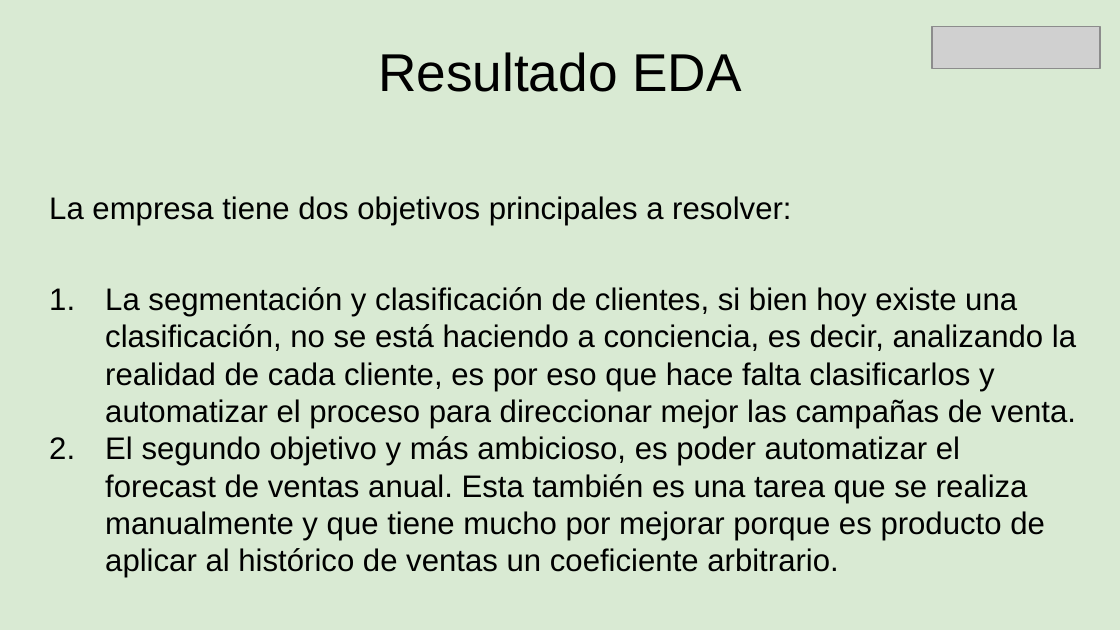
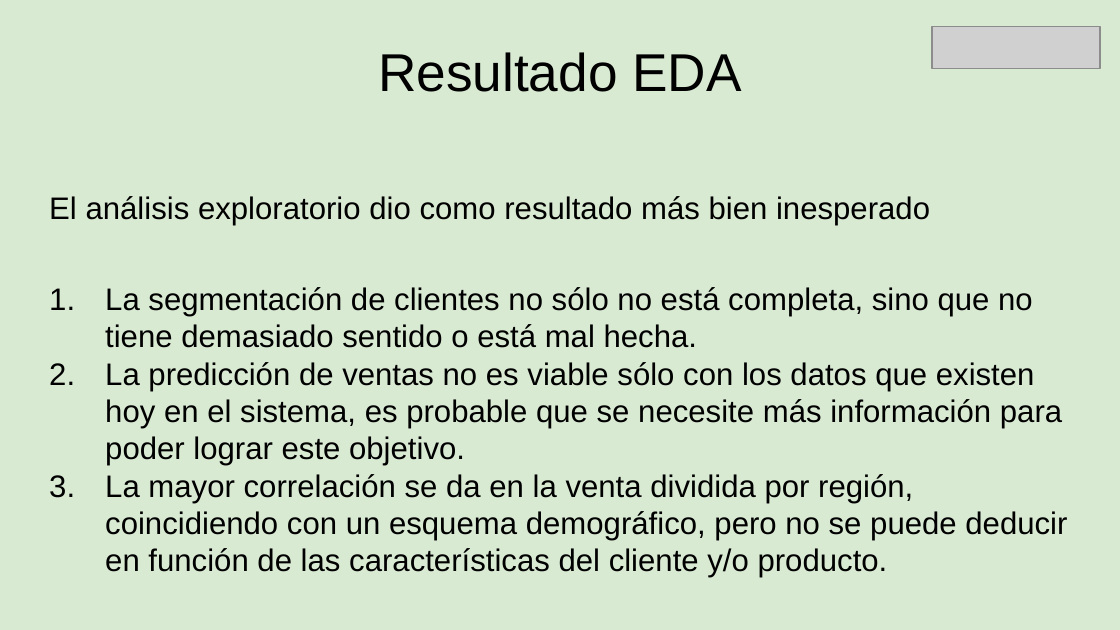
Before and after one commit to AgustinOlivaDS/DataScience, a slide deck: slide 5 of Entregas/Entrega Final/Documento Ejecutivo.pptx. Drawn at 1120x630 pixels with LibreOffice and Linux fonts; fonts in the diff are those of the drawing; grey boxes stand for pictures. Boxes give left, top, right and bottom in pixels: in the first picture for what was removed or moved away, otherwise in the second. Text is boxed around its words. In the diff, an @@ line names an element or a change of style, - is before the commit and + after.

```diff
--- a/Entregas/Entrega Final/Documento Ejecutivo.pptx
+++ b/Entregas/Entrega Final/Documento Ejecutivo.pptx
@@ text at [49,196,930,225]: text changed @@
-La empresa tiene dos objetivos principales a resolver:
+El análisis exploratorio dio como resultado más bien inesperado
@@ text at [105,287,1067,578]: text changed @@
-1. La segmentación y clasificación de clientes, si bien hoy existe una clasificación, no se está haciendo a conciencia, es decir, analizando la realidad de cada cliente, es por eso que hace falta clasificarlos y automatizar el proceso para direccionar mejor las campañas de venta.
-2. El segundo objetivo y más ambicioso, es poder automatizar el forecast de ventas anual. Esta también es una tarea que se realiza manualmente y que tiene mucho por mejorar porque es producto de aplicar al histórico de ventas un coeficiente arbitrario.
+1. La segmentación de clientes no sólo no está completa, sino que no tiene demasiado sentido o está mal hecha.
+2. La predicción de ventas no es viable sólo con los datos que existen hoy en el sistema, es probable que se necesite más información para poder lograr este objetivo.
+3. La mayor correlación se da en la venta dividida por región, coincidiendo con un esquema demográfico, pero no se puede deducir en función de las características del cliente y/o producto.
```
Also in this commit, not shown: 4 other slides changed.
